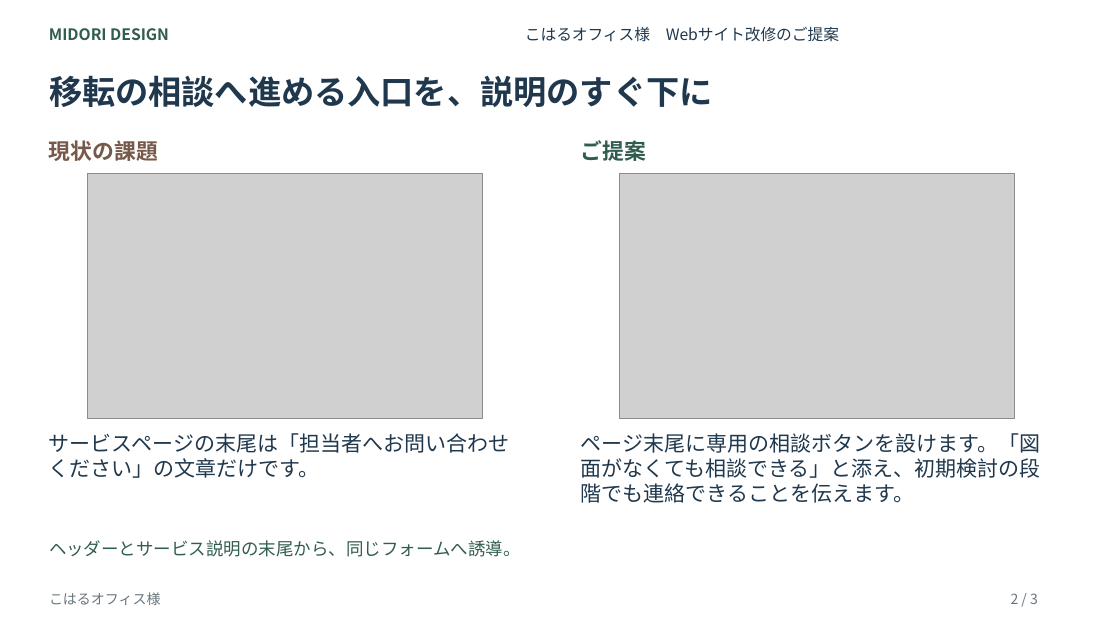
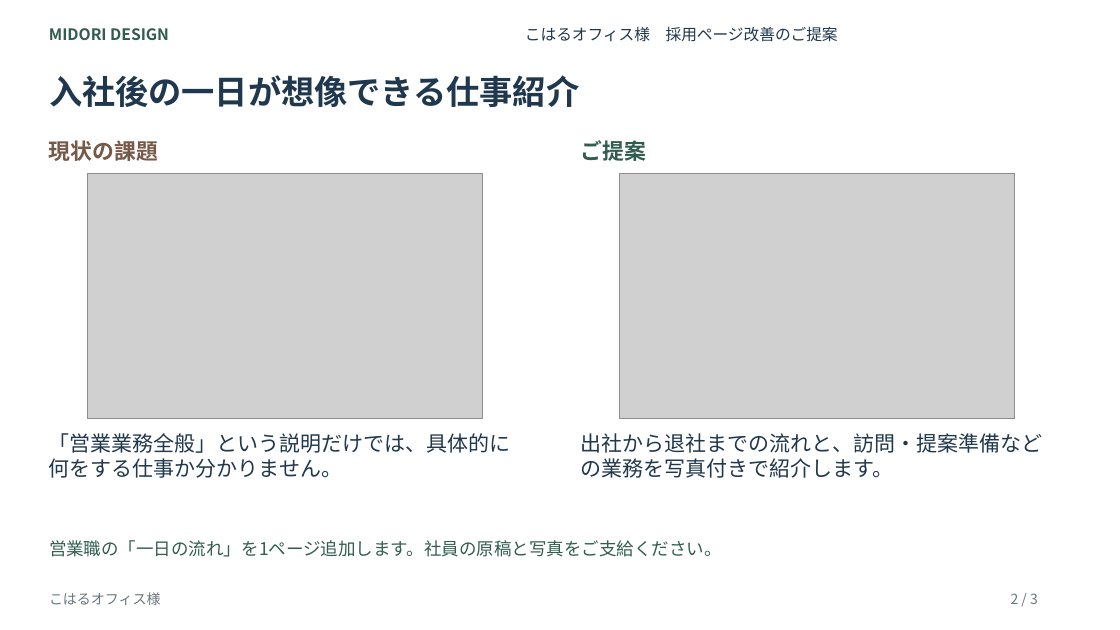
Before and after one commit to axhiz-dev/ishida-takuya, a slide deck: slide 2 of public/business/proposals/past.pptx. Drawn at 1120x630 pixels with LibreOffice and Linux fonts; fonts in the diff are those of the drawing; grey boxes stand for pictures. Boxes give left, top, right and bottom in pixels: in the first picture for what was removed or moved away, otherwise in the second. Text is boxed around its words. In the diff, an @@ line names an element or a change of style, - is before the commit and + after.

```diff
--- a/public/business/proposals/past.pptx
+++ b/public/business/proposals/past.pptx
@@ text at [525, 26, 838, 42]: text changed @@
-こはるオフィス様 Webサイト改修のご提案
+こはるオフィス様 採用ページ改善のご提案
@@ text at [49, 75, 579, 107]: text changed @@
-移転の相談へ進める入口を、説明のすぐ下に
+入社後の一日が想像できる仕事紹介
@@ text at [49, 433, 511, 478]: text changed @@
-サービスページの末尾は「担当者へお問い合わせください」の文章だけです。
+「営業業務全般」という説明だけでは、具体的に何をする仕事か分かりません。
@@ text at [581, 433, 1042, 478]: text changed @@
-ページ末尾に専用の相談ボタンを設けます。「図面がなくても相談できる」と添え、初期検討の段階でも連絡できることを伝えます。
+出社から退社までの流れと、訪問・提案準備などの業務を写真付きで紹介します。
@@ text at [49, 540, 722, 557]: text changed @@
-ヘッダーとサービス説明の末尾から、同じフォームへ誘導。
+営業職の「一日の流れ」を1ページ追加します。社員の原稿と写真をご支給ください。
```
Also in this commit, not shown: 2 other slides changed, 27 other files.
